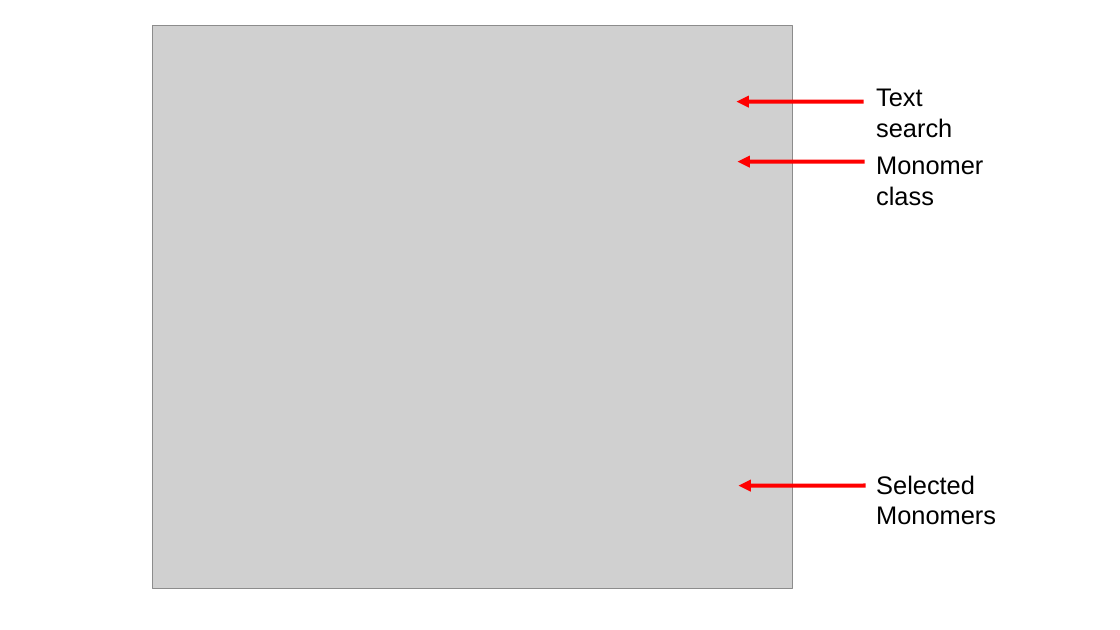
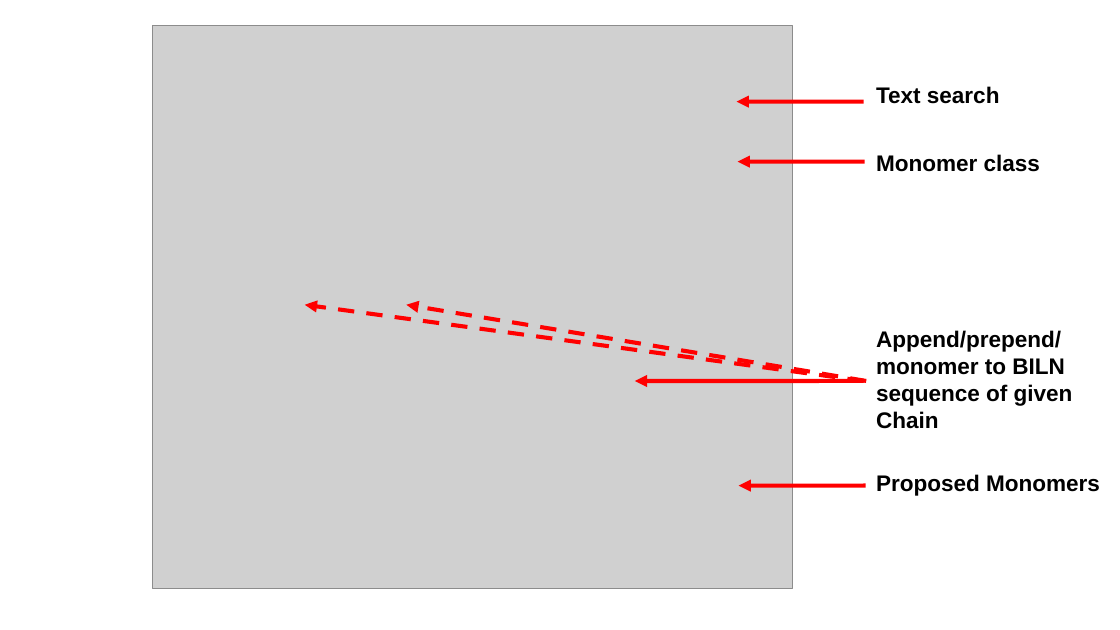
Before and after one commit to nchenche/pp-editor, a slide deck: slide 2 of doc/images/Monomer.pptx. Drawn at 1120x630 pixels with LibreOffice and Linux fonts; fonts in the diff are those of the drawing; grey boxes stand for pictures. Boxes give left, top, right and bottom in pixels: in the first picture for what was removed or moved away, otherwise in the second. Text is boxed around its words. In the diff, an @@ line names an element or a change of style, - is before the commit and + after.

```diff
--- a/doc/images/Monomer.pptx
+++ b/doc/images/Monomer.pptx
@@ text "Text search" at [876, 86, 1000, 104]: size 18 to 16 pt, bold on @@
@@ text "Monomer class" at [876, 154, 1040, 172]: size 18 to 16 pt, bold on @@
@@ arrow added from (864, 381) to (305, 305), #FF0000 2.89 pt dashed @@
@@ arrow added from (867, 381) to (407, 305), #FF0000 2.89 pt dashed @@
@@ text added at [876, 330, 1073, 429], 16 pt, text #000000, bold @@
+Append/prepend/ monomer to BILN sequence of given Chain
@@ arrow added from (864, 381) to (635, 381), #FF0000 2.89 pt @@
@@ text at [876, 474, 1100, 496]: text changed; size 18 to 16 pt; bold on @@
-Selected Monomers
+Proposed Monomers
```
Also in this commit, not shown: 3 other files.
